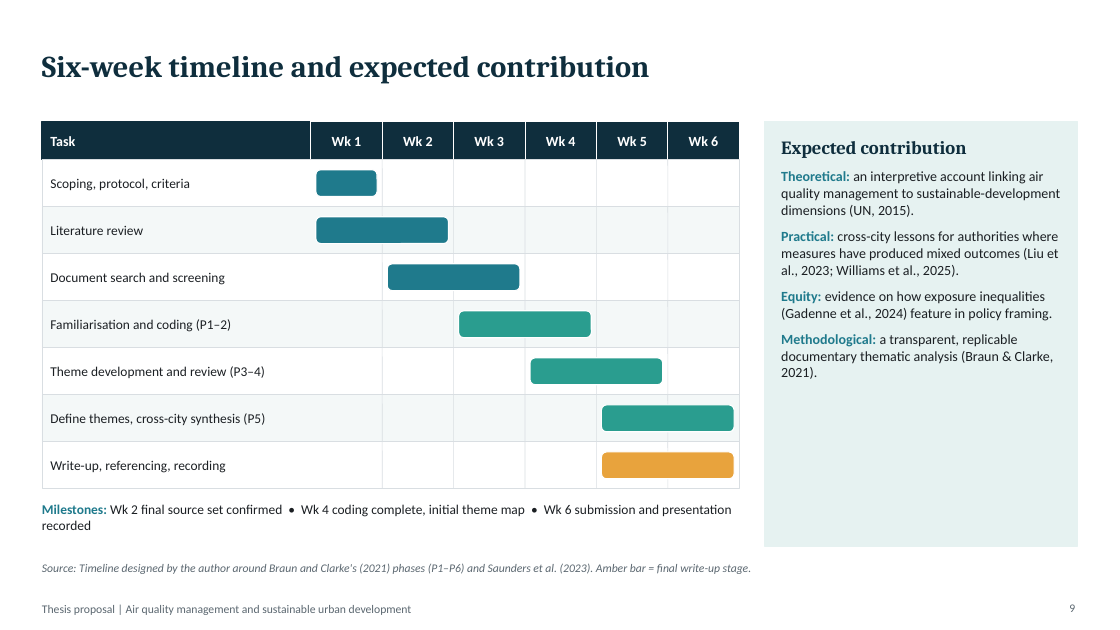
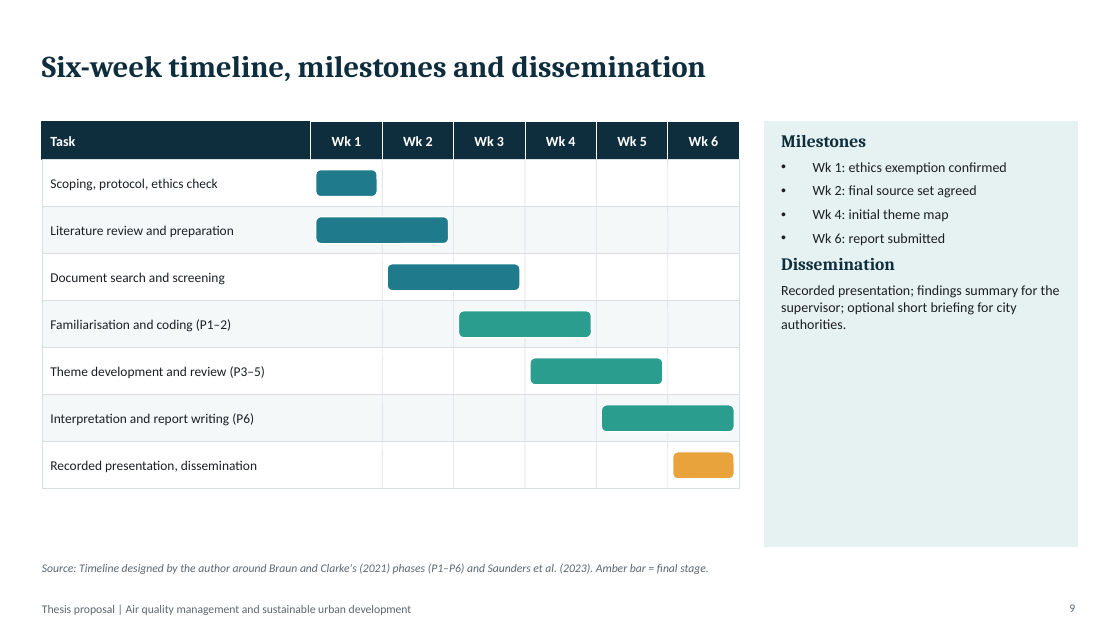
Before and after one commit to Siddharth2131/claude-resposit, a slide deck: slide 9 of UK_Air_Quality_Thesis_Proposal.pptx. Drawn at 1120x630 pixels with LibreOffice and Linux fonts; fonts in the diff are those of the drawing. Boxes give left, top, right and bottom in pixels: in the first picture for what was removed or moved away, otherwise in the second. Text is boxed around its words. In the diff, an @@ line names an element or a change of style, - is before the commit and + after.

```diff
--- a/UK_Air_Quality_Thesis_Proposal.pptx
+++ b/UK_Air_Quality_Thesis_Proposal.pptx
@@ text at <box>42,56,707,81</box>: text changed @@
-Six-week timeline and expected contribution
+Six-week timeline, milestones and dissemination
@@ text removed at <box>781,141,967,158</box> @@
-Expected contribution
@@ text added at <box>781,135,1060,329</box>, 12 pt, text #1B1F23 @@
+Milestones
+• Wk 1: ethics exemption confirmed
+• Wk 2: final source set agreed
+• Wk 4: initial theme map
+• Wk 6: report submitted
+Dissemination
+Recorded presentation; findings summary for the supervisor; optional short briefing for city authorities.
@@ text at <box>50,178,218,191</box>: text changed @@
-Scoping, protocol, criteria
+Scoping, protocol, ethics check
@@ text removed at <box>781,171,1061,379</box> @@
-Theoretical: an interpretive account linking air quality management to sustainable-development dimensions (UN, 2015).
-Practical: cross-city lessons for authorities where measures have produced mixed outcomes (Liu et al., 2023; Williams et al., 2025).
-Equity: evidence on how exposure inequalities (Gadenne et al., 2024) feature in policy framing.
-Methodological: a transparent, replicable documentary thematic analysis (Braun & Clarke, 2021).
@@ text at <box>50,225,234,237</box>: text changed @@
-Literature review
+Literature review and preparation
@@ text at <box>50,366,265,378</box>: text changed @@
-Theme development and review (P3–4)
+Theme development and review (P3–5)
@@ text at <box>50,413,254,426</box>: text changed @@
-Define themes, cross-city synthesis (P5)
+Interpretation and report writing (P6)
@@ text at <box>50,460,257,472</box>: text changed @@
-Write-up, referencing, recording
+Recorded presentation, dissemination
@@ rounded rectangle: place and size @@
-rounded rectangle at <box>602,452,734,479</box>
+rounded rectangle at <box>673,452,734,479</box>
@@ text removed at <box>42,504,731,530</box> @@
-Milestones: Wk 2 final source set confirmed • Wk 4 coding complete, initial theme map • Wk 6 submission and presentation recorded
@@ text at <box>42,563,709,574</box>: text changed @@
-Source: Timeline designed by the author around Braun and Clarke's (2021) phases (P1–P6) and Saunders et al. (2023). Amber bar = final write-up stage.
+Source: Timeline designed by the author around Braun and Clarke's (2021) phases (P1–P6) and Saunders et al. (2023). Amber bar = final stage.
```
Also in this commit, not shown: 2 other slides changed, 4 slides added, 3 slides removed, 1 other file.
